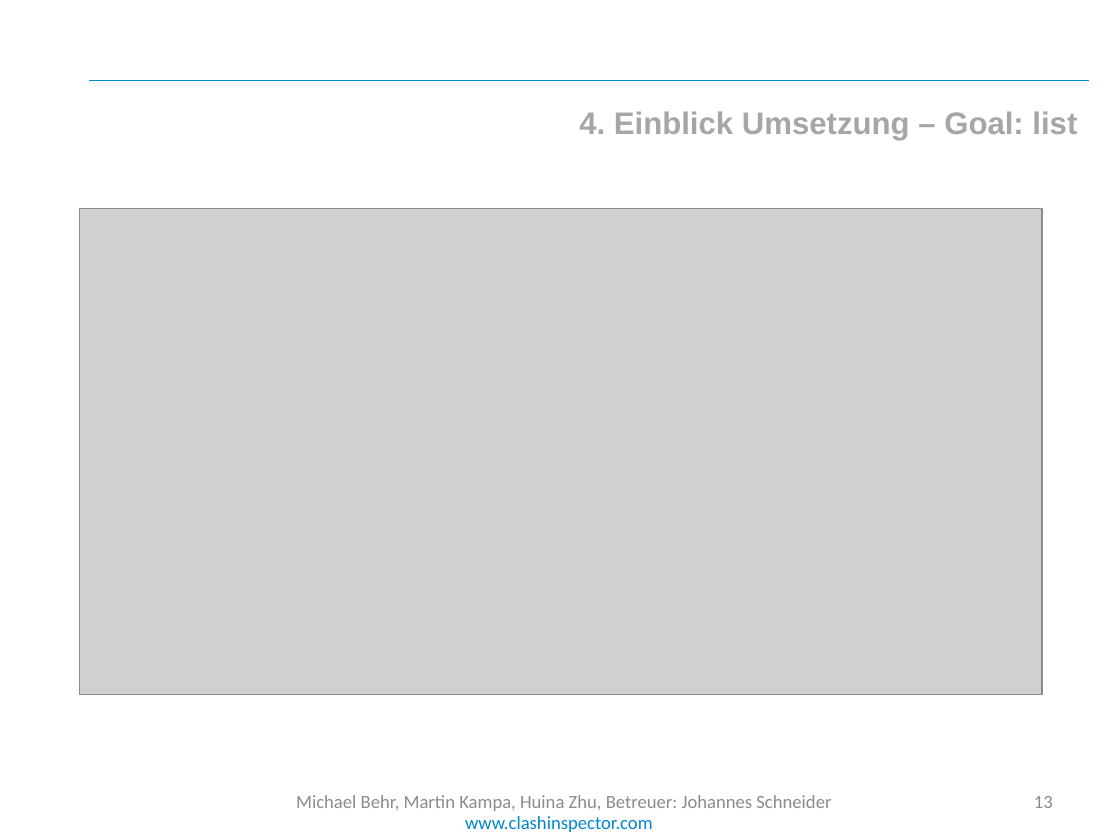
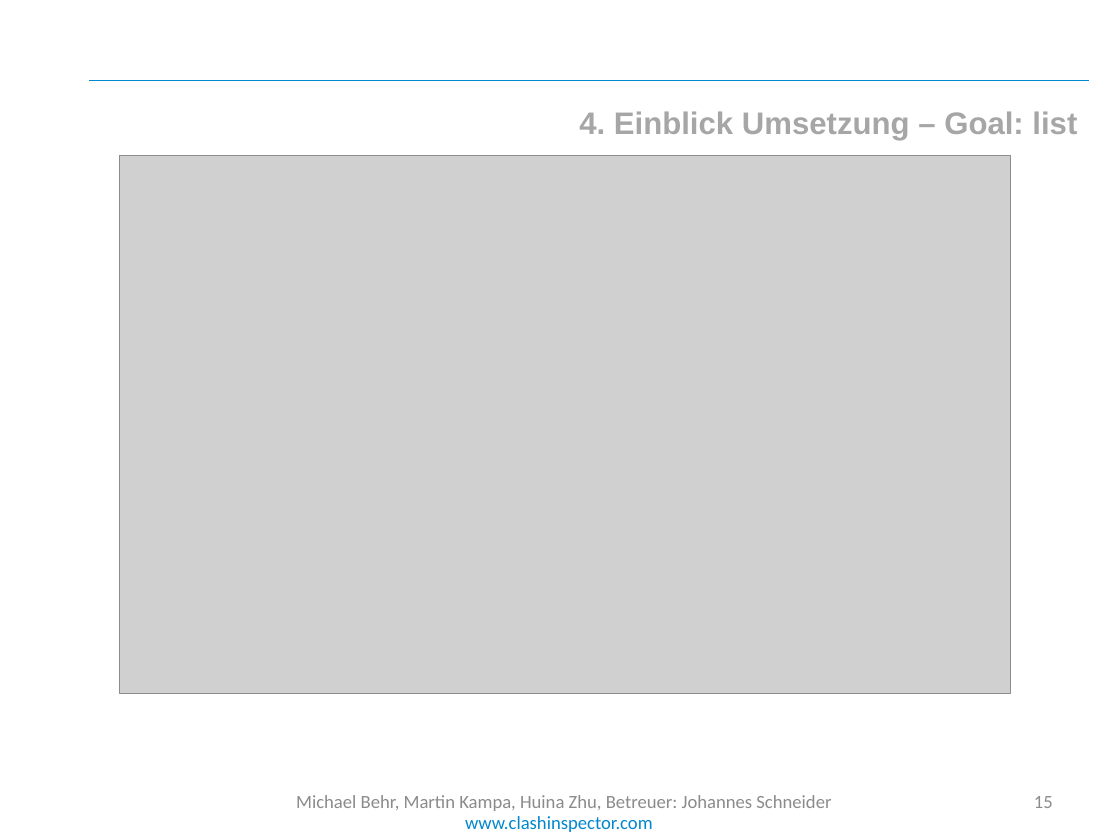
Before and after one commit to cedarsoft/clashinspector.com, a slide deck: slide 15 of presentation/Jahresprojekt Zwischenpräsentation.pptx (slide 13 before the commit). Drawn at 1120x840 pixels with LibreOffice and Linux fonts; fonts in the diff are those of the drawing; grey boxes stand for pictures; background and template pictures are left out. Boxes give left, top, right and bottom in pixels: in the first picture for what was removed or moved away, otherwise in the second. Text is boxed around its words. In the diff, an @@ line names an element or a change of style, - is before the commit and + after.

```diff
--- a/presentation/Jahresprojekt Zwischenpräsentation.pptx
+++ b/presentation/Jahresprojekt Zwischenpräsentation.pptx
@@ picture: place and size @@
-picture at [80,208,1042,694]
+picture at [120,156,1010,693]
@@ page number at [1034,796,1053,808]: text changed @@
-13
+15
```
Also in this commit, not shown: 1 other slide changed, 3 slides added, 1 slide removed, 19 other files.
